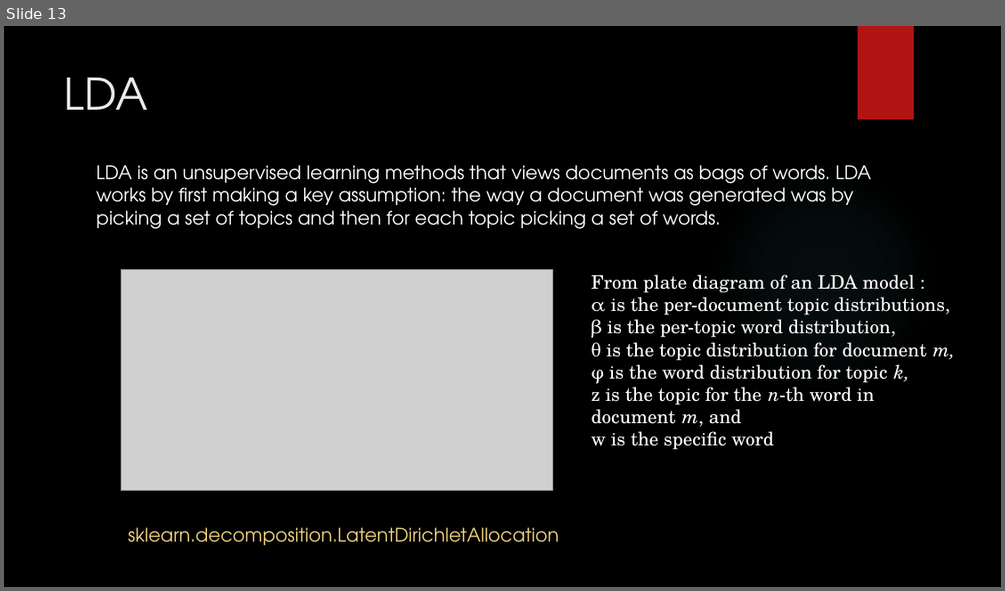
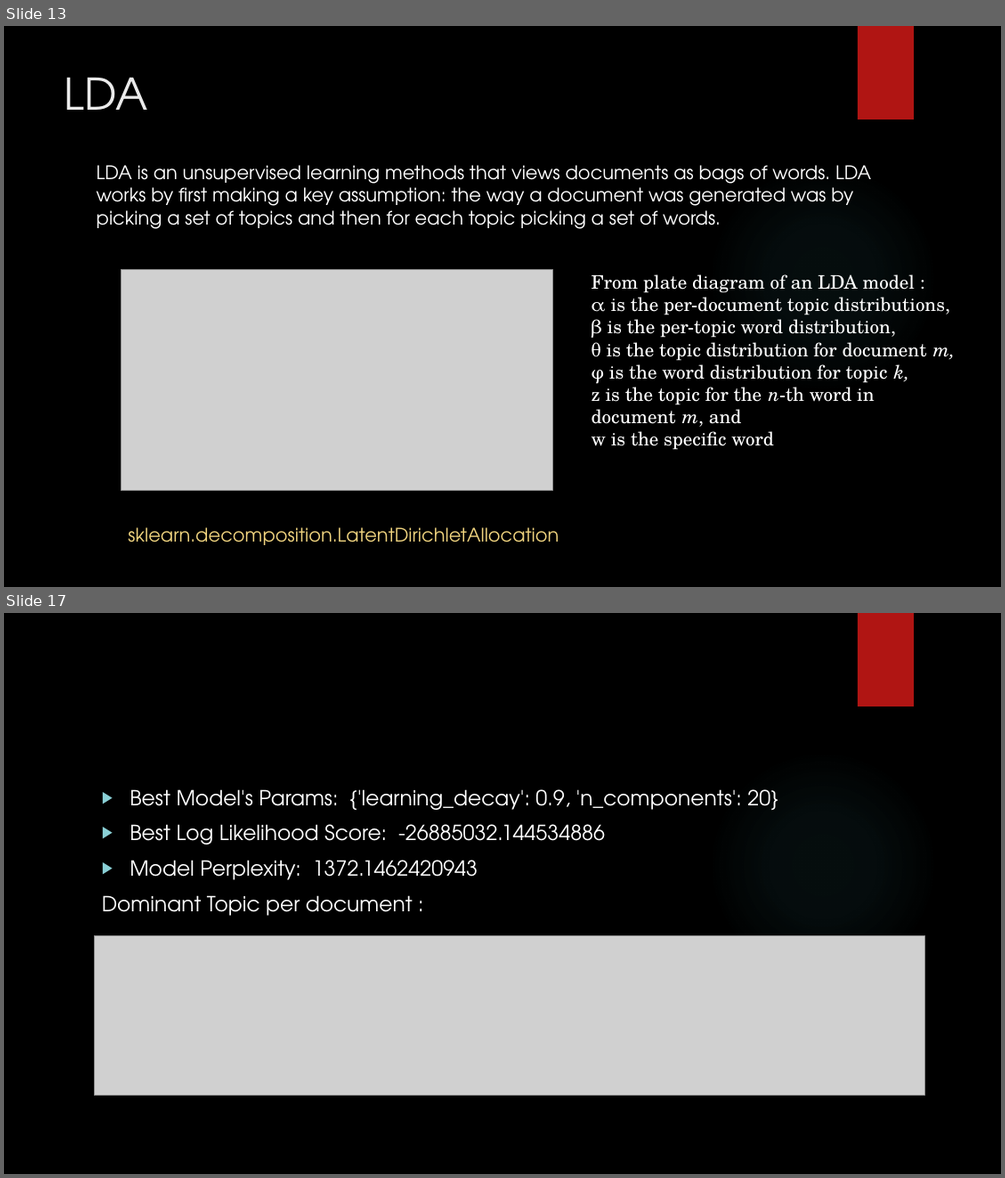
Before and after one commit to mdja/topic_model, a slide deck: Topic Modeling NIPS paper.pptx. Shown one above the other, each under a label of ours: slide 13 before the commit, slides 13 and 17 after it; the slides between them are not shown. The pictures are 1005x591 and 1005x1178 pixels, drawn with LibreOffice and Linux fonts; fonts in the diff are those of the drawing; grey boxes stand for pictures; background and template pictures are left out. Boxes give left, top, right and bottom in pixels: in the first picture for what was removed or moved away, otherwise in the second. Text is boxed around its words. In the diff, an @@ line names an element or a change of style, - is before the commit and + after.

```diff
--- a/Topic Modeling NIPS paper.pptx
+++ b/Topic Modeling NIPS paper.pptx
@@ slide 17 added at [4, 613, 1001, 1174], background picture (left out); not listed: 2 template elements that a slide beside it also shows @@
@@ text added at [102, 789, 777, 916], 20 pt, text #FFFFFF @@
+▶ Best Model's Params: {'learning_decay': 0.9, 'n_components': 20}
+▶ Best Log Likelihood Score: -26885032.144534886
+▶ Model Perplexity: 1372.1462420943
+Dominant Topic per document :
@@ picture added at [95, 936, 925, 1095] @@
```
Also in this commit, not shown: 4 slides changed, 4 other slides added, 4 slides removed, 6 other files.
